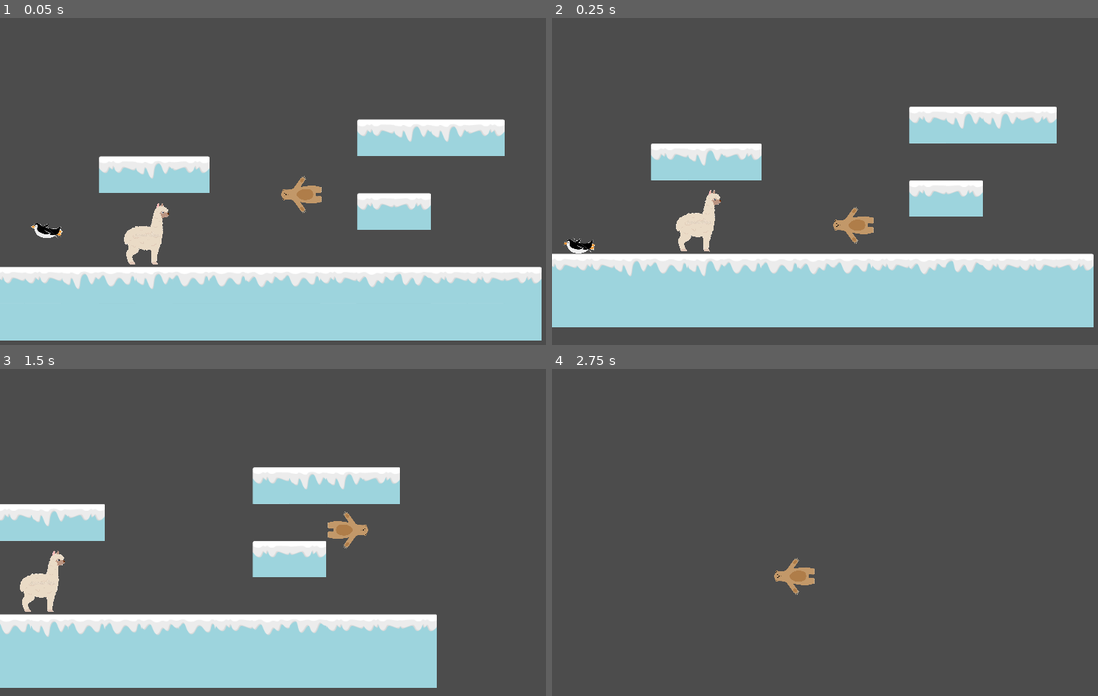
Above: before the commit, frames 1-4 (two rows, left to right).
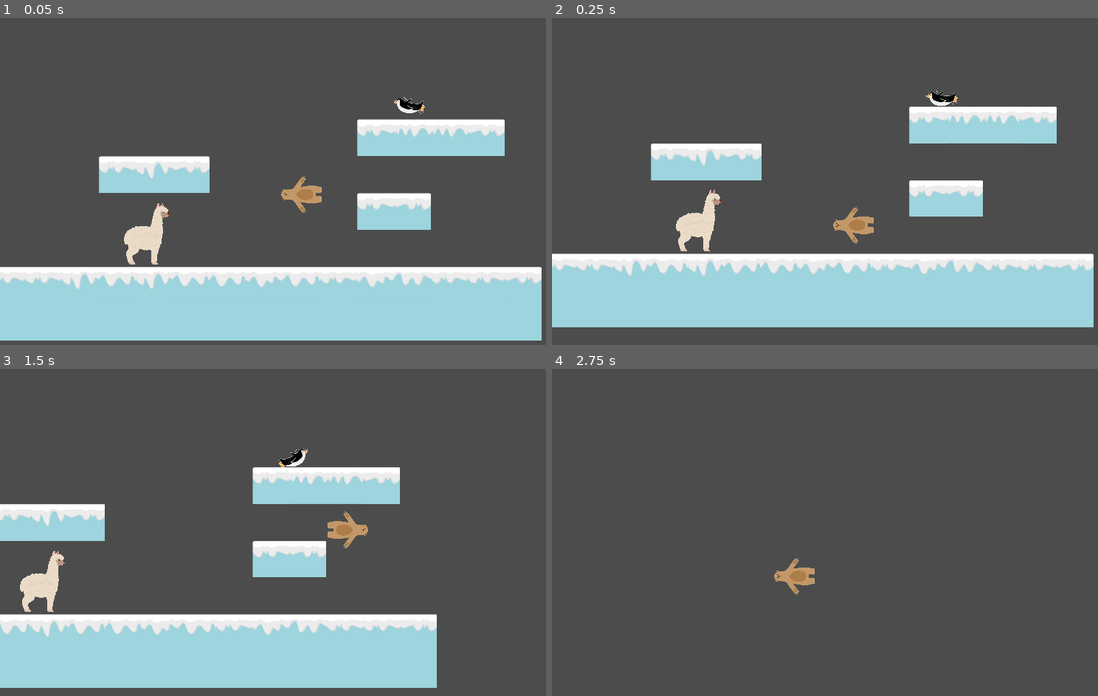
Above: after the commit, the same moments.

Repository: lendroit/ice-bear
Game: Godot game, scene res://World.tscn
Two runs of this game, one before a commit and one after it. Both use one fixed random seed, a clock stepped at 60 frames per second and the inputs below.
Inputs:
- Up to frame 1 (0.05 s): no input
- Up to frame 2 (0.25 s): no input
- Up to frame 3 (1.5 s): hold Right (walk_right) from 0.53 s (still down); tap T (Glaire) at 0.6, 1.35 s; tap Space (jump) at 0.77 s
- Up to frame 4 (2.75 s): tap Space (jump) at 1.52 s; release Right (walk_right) at 2.03 s; hold Left (walk_left) from 2.03 s (still down); tap T (Glaire) at 2.1 s

The runs differ from the first frame. In frame 1, 0.5% of the frame differs, in the area x 5-86%, y 24-68%; in frame 2, 0.5%; in frame 3, 0.4%; in frame 4, nothing differs.

Commit message:
correcting wall and cliff detection for ennemies

Diff:
--- a/Enemy/GenericEnemy.gd
+++ b/Enemy/GenericEnemy.gd
@@ -76,12 +76,16 @@
 
 func _on_LeftCliffDetector_body_exited(body):
 	state = NEW_DIRECTION
+	print("Cliff left")
 
 func _on_RightCliffDetector_body_exited(body):
 	state = NEW_DIRECTION
+	print("Cliff right")
 
 func _on_LeftWallDetector_body_entered(body):
 	state = NEW_DIRECTION
+	print("Wall left")
 
 func _on_RightWallDetector_body_entered(body):
 	state = NEW_DIRECTION
+	print("Wall right")
--- a/Enemy/GenericEnemy.tscn
+++ b/Enemy/GenericEnemy.tscn
@@ -121,7 +121,7 @@
 "values": [ Vector2( 0, -23 ) ]
 }
 
-[node name="Enemy" type="KinematicBody2D"]
+[node name="GenericEnemy" type="KinematicBody2D"]
 script = ExtResource( 1 )
 
 [node name="Sprite" type="AnimatedSprite" parent="."]
@@ -142,8 +142,8 @@
 collision_mask = 2
 
 [node name="LeftCliffCollider" type="CollisionShape2D" parent="LeftCliffDetector"]
-position = Vector2( -50, 10 )
-scale = Vector2( 0.1, 1 )
+position = Vector2( -60, 10 )
+scale = Vector2( 0.5, 1 )
 shape = SubResource( 3 )
 
 [node name="LeftWallDetector" type="Area2D" parent="."]
@@ -151,8 +151,8 @@
 collision_mask = 2
 
 [node name="LeftWallCollider" type="CollisionShape2D" parent="LeftWallDetector"]
-position = Vector2( -50, -9 )
-scale = Vector2( 0.1, 0.9 )
+position = Vector2( -60, -9 )
+scale = Vector2( 0.5, 0.9 )
 shape = SubResource( 3 )
 
 [node name="RightCliffDetector" type="Area2D" parent="."]
@@ -160,8 +160,8 @@
 collision_mask = 2
 
 [node name="RightCliffCollider" type="CollisionShape2D" parent="RightCliffDetector"]
-position = Vector2( 50, 10 )
-scale = Vector2( 0.1, 1 )
+position = Vector2( 60, 10 )
+scale = Vector2( 0.5, 1 )
 shape = SubResource( 3 )
 
 [node name="RightWallDetector" type="Area2D" parent="."]
@@ -169,8 +169,8 @@
 collision_mask = 2
 
 [node name="RightWallCollider" type="CollisionShape2D" parent="RightWallDetector"]
-position = Vector2( 50, -9 )
-scale = Vector2( 0.1, 0.9 )
+position = Vector2( 60, -9 )
+scale = Vector2( 0.5, 0.9 )
 shape = SubResource( 3 )
 
 [node name="WalkingTimer" type="Timer" parent="."]
--- a/World.tscn
+++ b/World.tscn
@@ -1,7 +1,7 @@
 [gd_scene load_steps=6 format=2]
 
 [ext_resource path="res://Player.tscn" type="PackedScene" id=1]
-[ext_resource path="res://Enemy/GenericEnemy.tscn" type="PackedScene" id=2]
+[ext_resource path="res://Enemy/Penguin.tscn" type="PackedScene" id=2]
 [ext_resource path="res://World.gd" type="Script" id=3]
 [ext_resource path="res://Terrain/Tileset.tres" type="TileSet" id=4]
 [ext_resource path="res://Friends/Lama.tscn" type="PackedScene" id=5]
@@ -13,16 +13,16 @@
 [node name="Player" parent="." instance=ExtResource( 1 )]
 position = Vector2( 149.435, -48.2363 )
 
-[node name="Enemy" parent="." instance=ExtResource( 2 )]
-position = Vector2( -279.609, 8.378 )
-
 [node name="Terrain" type="TileMap" parent="."]
 tile_set = ExtResource( 4 )
 collision_layer = 3
 collision_mask = 3
 format = 1
-tile_data = PoolIntArray( -196604, 1, 0, -196603, 1, 6, -196602, 1, 6, -196601, 1, 7, -65539, 1, 0, -65538, 1 …(617 unchanged characters)…
+tile_data = PoolIntArray( -196604, 1, 0, -196603, 1, 2, -196602, 1, 2, -196601, 1, 7, -65539, 1, 0, -65538, 1 …(617 unchanged characters)…
 
 [node name="Lama" parent="." instance=ExtResource( 5 )]
 collision_layer = 513
 collision_mask = 513
+
+[node name="Penguin" parent="." instance=ExtResource( 2 )]
+position = Vector2( 349.258, -208.54 )
